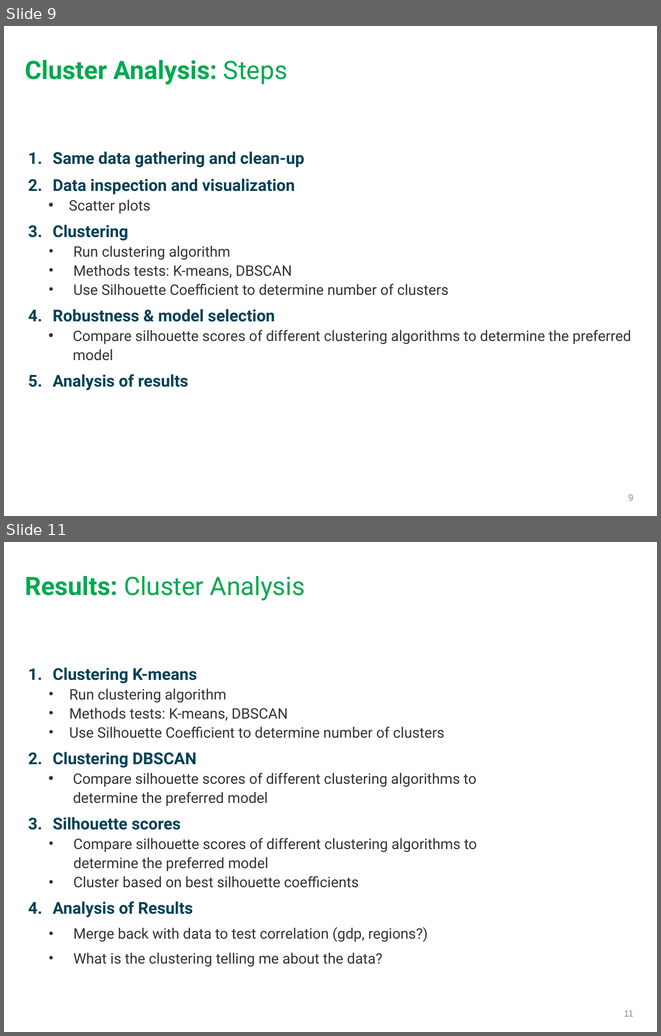
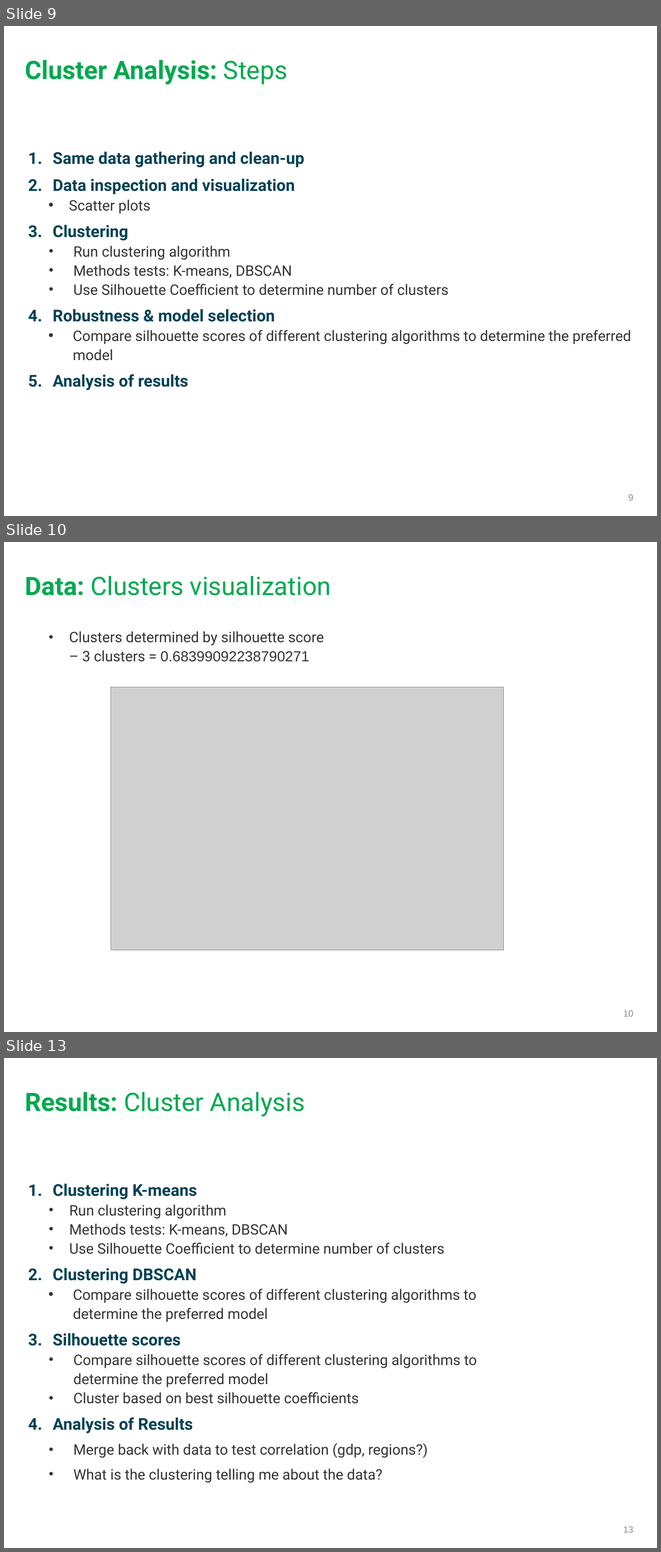
Before and after one commit to rochelle-march/project-2, a slide deck: Final-Project-Presentation.pptx. Shown one above the other, each under a label of ours: slides 9 and 11 before the commit, slides 9, 10 and 13 after it; the slides between them are not shown. The pictures are 661x1036 and 661x1552 pixels, drawn with LibreOffice and Linux fonts; fonts in the diff are those of the drawing; grey boxes stand for pictures. Boxes give left, top, right and bottom in pixels: in the first picture for what was removed or moved away, otherwise in the second. Text is boxed around its words. In the diff, an @@ line names an element or a change of style, - is before the commit and + after.

```diff
--- a/Final-Project-Presentation.pptx
+++ b/Final-Project-Presentation.pptx
@@ slide 10 added at (4,542,657,1032), background #FFFFFF @@
@@ title added at (25,576,331,596), 28 pt, text #00A94F @@
+Data: Clusters visualization
@@ text added at (69,631,324,662), 16 pt, text #333333 @@
+  • Clusters determined by silhouette score – 3 clusters = 0.68399092238790271
@@ picture added at (111,687,503,950) @@
@@ page number added at (623,1010,633,1016), 10 pt, text #8F8B87 @@
+10
@@ what was slide 11 is now slide 13 @@
@@ page number at (623,1526,633,1532): text changed @@
-11
+13
```
Also in this commit, not shown: 1 slide changed, 1 other slide added.
